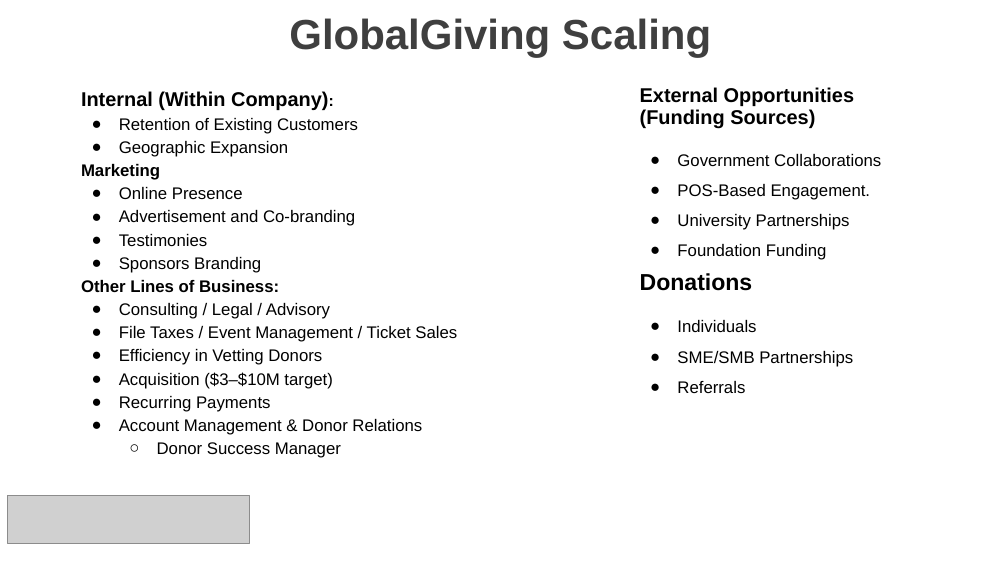
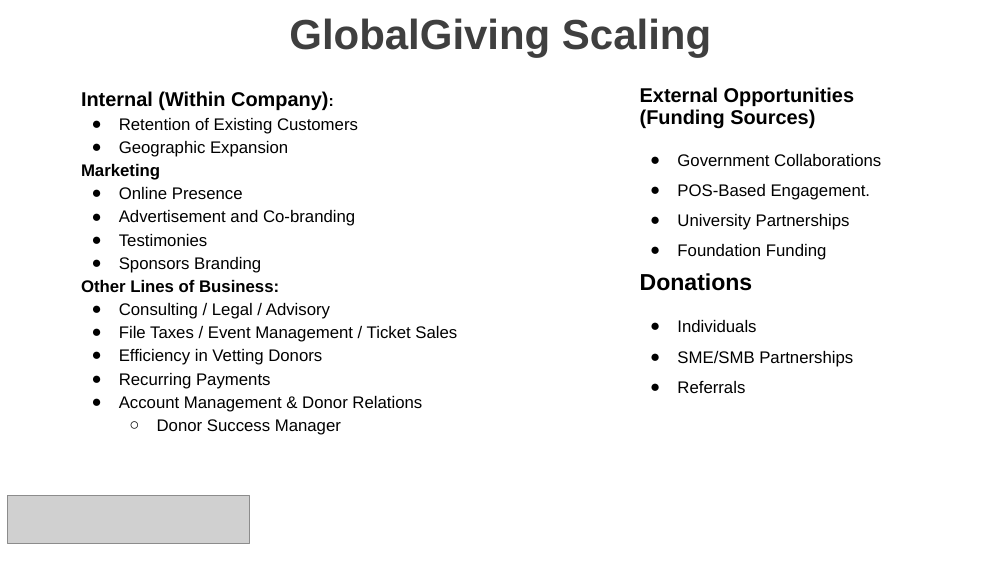
Before and after one commit to adityagupta050899/GlobalGiving-Finances, a slide deck: slide 9 of Mid Point Review - April 1.pptx. Drawn at 1008x567 pixels with LibreOffice and Linux fonts; fonts in the diff are those of the drawing; grey boxes stand for pictures; background and template pictures are left out. Boxes give left, top, right and bottom in pixels: in the first picture for what was removed or moved away, otherwise in the second. Text is boxed around its words. In the diff, an @@ line names an element or a change of style, - is before the commit and + after.

```diff
--- a/Mid Point Review - April 1.pptx
+++ b/Mid Point Review - April 1.pptx
@@ text at (119, 372, 332, 389): paragraph removed @@
-● Acquisition ($3–$10M target)
```
Also in this commit, not shown: 1 other slide changed, 1 slide added, 1 slide removed, 19 other files.
